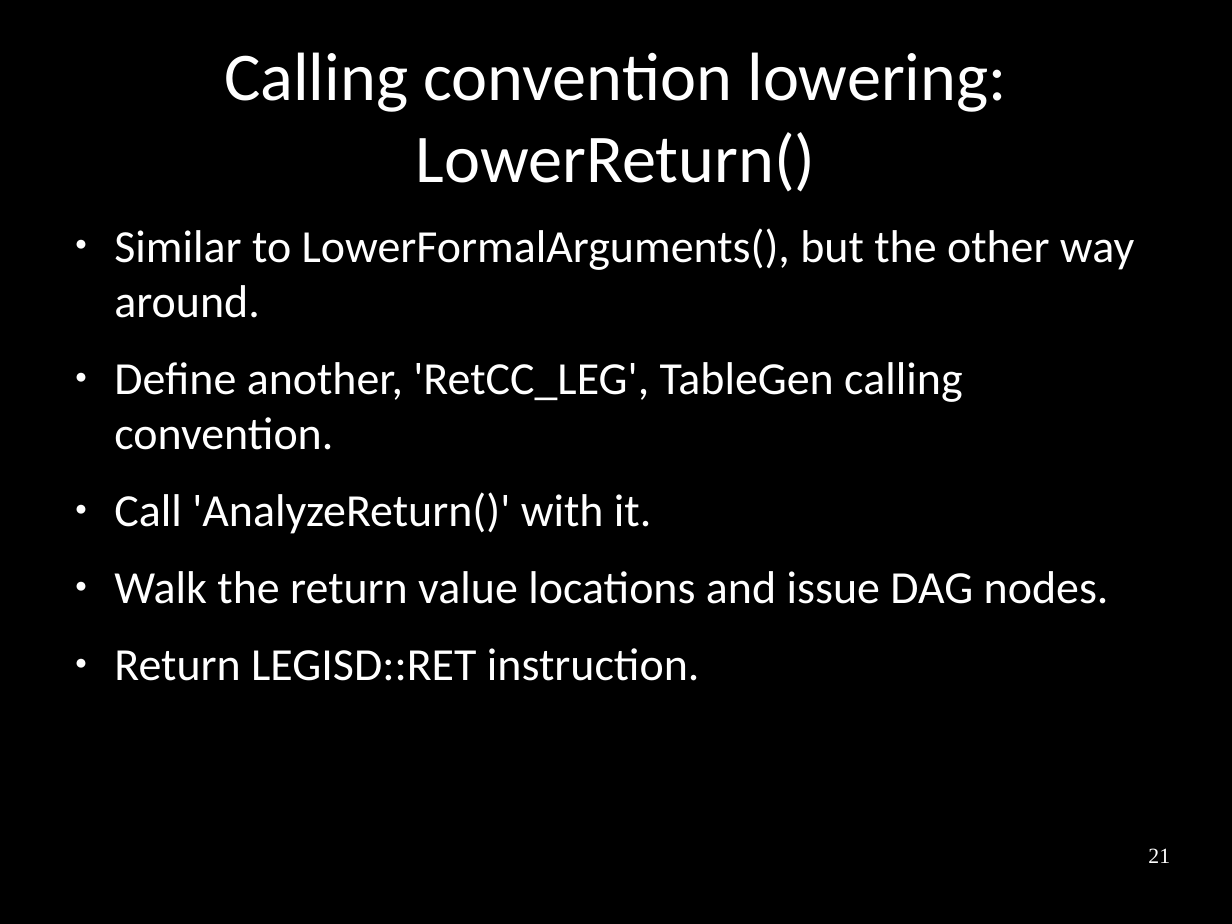
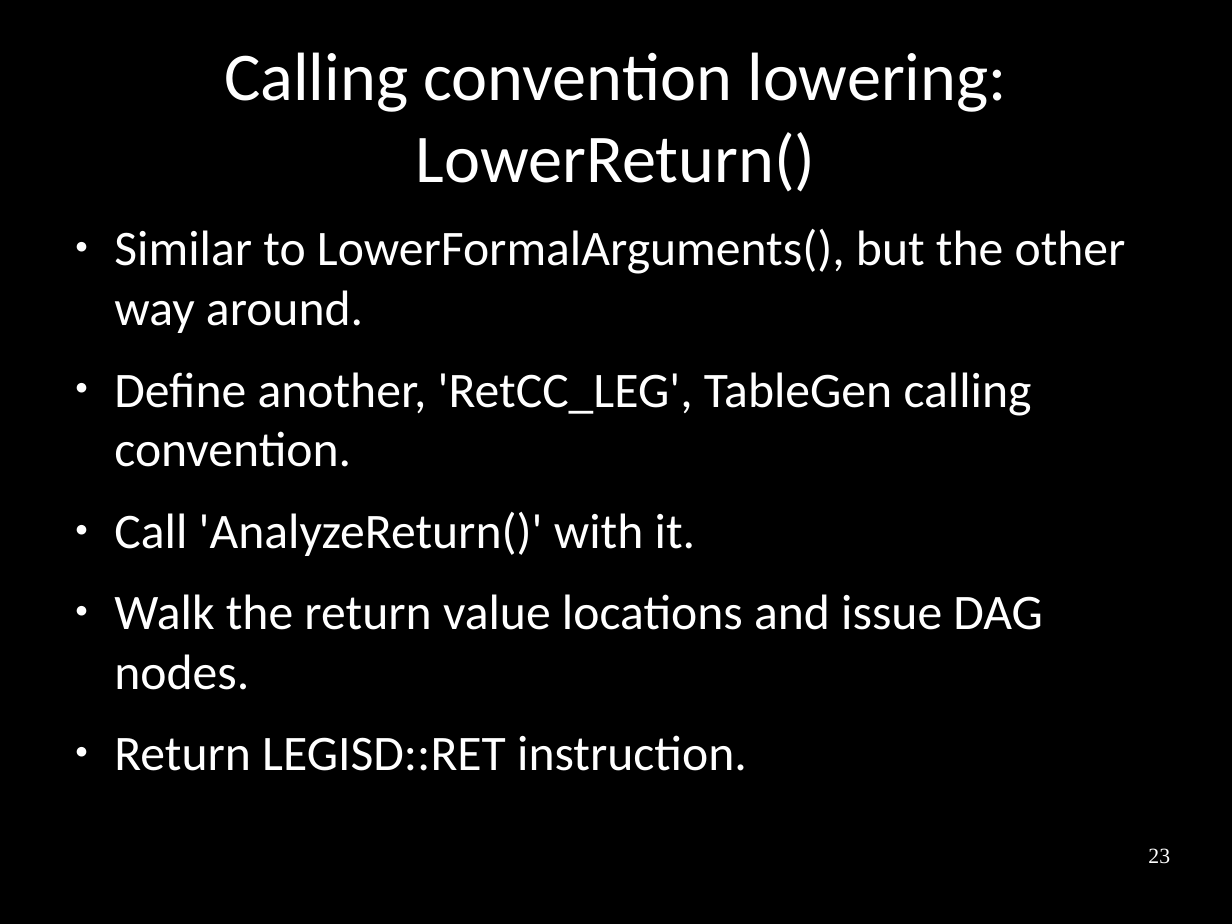
Before and after one commit to frasercrmck/llvm-leg, a slide deck: slide 23 of docs/Codeplay/Slides.odp (slide 21 before the commit). Drawn at 1232x924 pixels with LibreOffice and Linux fonts; fonts in the diff are those of the drawing. Boxes give left, top, right and bottom in pixels: in the first picture for what was removed or moved away, otherwise in the second. Text is boxed around its words. In the diff, an @@ line names an element or a change of style, - is before the commit and + after.

Commit message:
Added two new slides introducing calling conventions.

```diff
--- a/docs/Codeplay/Slides.odp
+++ b/docs/Codeplay/Slides.odp
@@ text "Similar to LowerFormalArguments(), but the ..." at [114,229,1126,771]: size 29.6 to 32 pt @@
@@ page number at [1148,848,1170,864]: text changed @@
-21
+23
```
Also in this commit, not shown: 1 other slide changed, 2 slides added.
